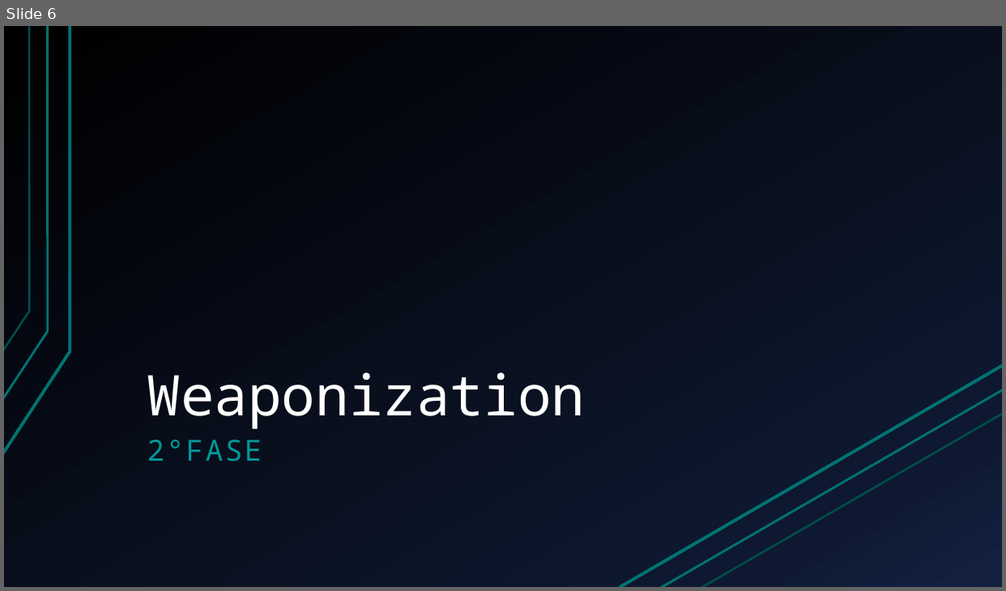
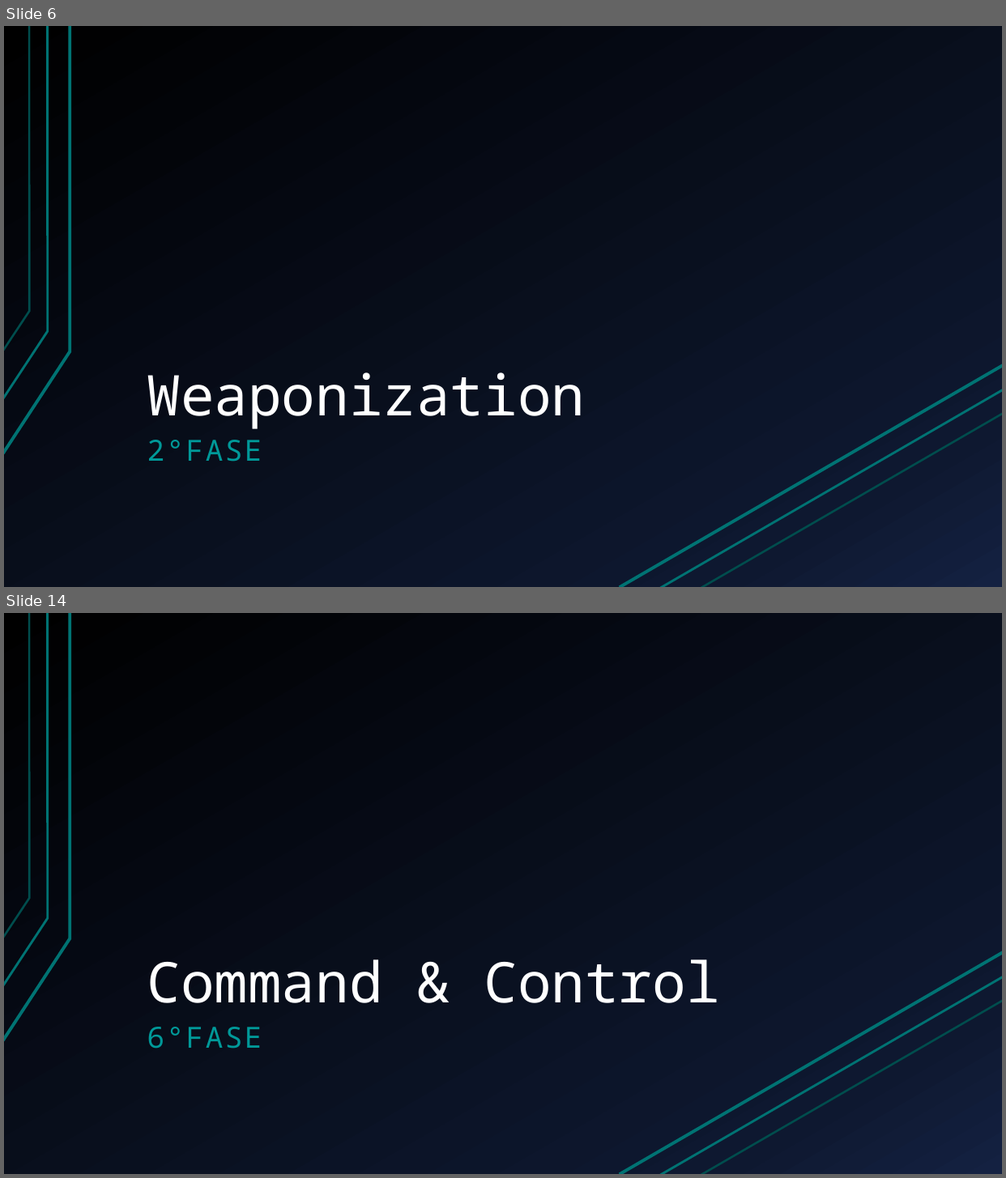
Before and after one commit to espositoandrea/APKBackdoor, a slide deck: Presentazione.pptx. Shown one above the other, each under a label of ours: slide 6 before the commit, slides 6 and 14 after it; the slides between them are not shown. The pictures are 1006x591 and 1006x1178 pixels, drawn with LibreOffice and Linux fonts; fonts in the diff are those of the drawing. Boxes give left, top, right and bottom in pixels: in the first picture for what was removed or moved away, otherwise in the second. Text is boxed around its words. In the diff, an @@ line names an element or a change of style, - is before the commit and + after.

```diff
--- a/Presentazione.pptx
+++ b/Presentazione.pptx
@@ slide 14 added at <box>4,613,1002,1174</box>, background gradient #000000 to #0F1931 to #142242; not listed: 6 template elements that a slide beside it also shows @@
@@ title added at <box>147,960,719,1003</box>, 54 pt, text #FFFFFF @@
+Command & Control
@@ text added at <box>147,1027,262,1049</box>, 28 pt, text #009999 @@
+6°FASE
```
Also in this commit, not shown: 4 slides changed, 11 other slides added, 5 slides removed, 1 other file.
